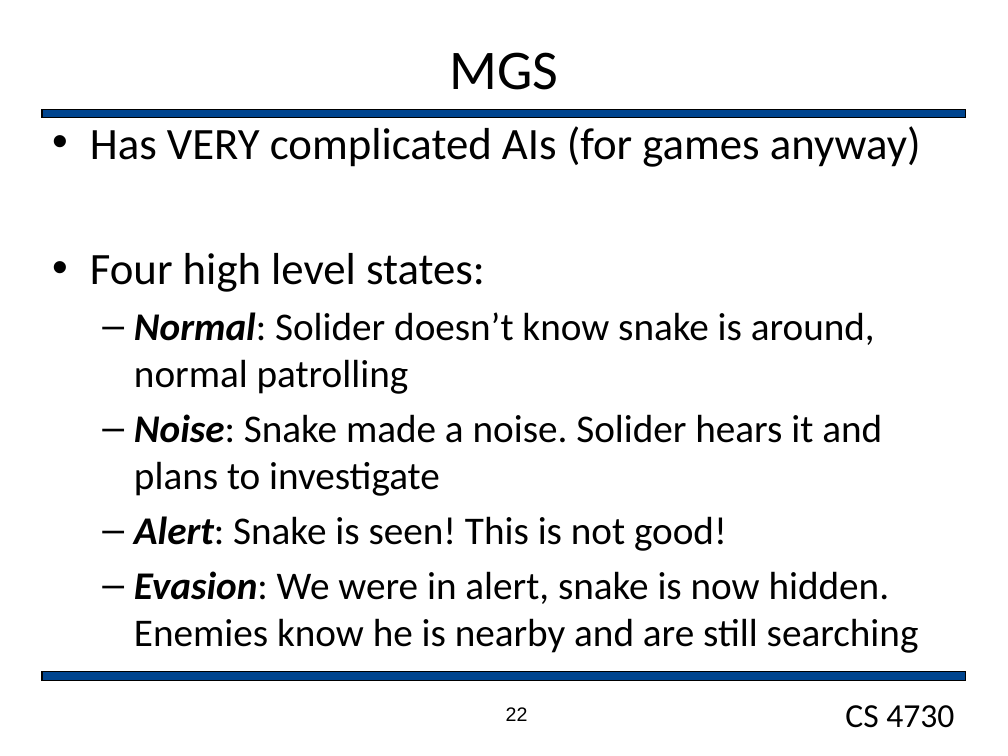
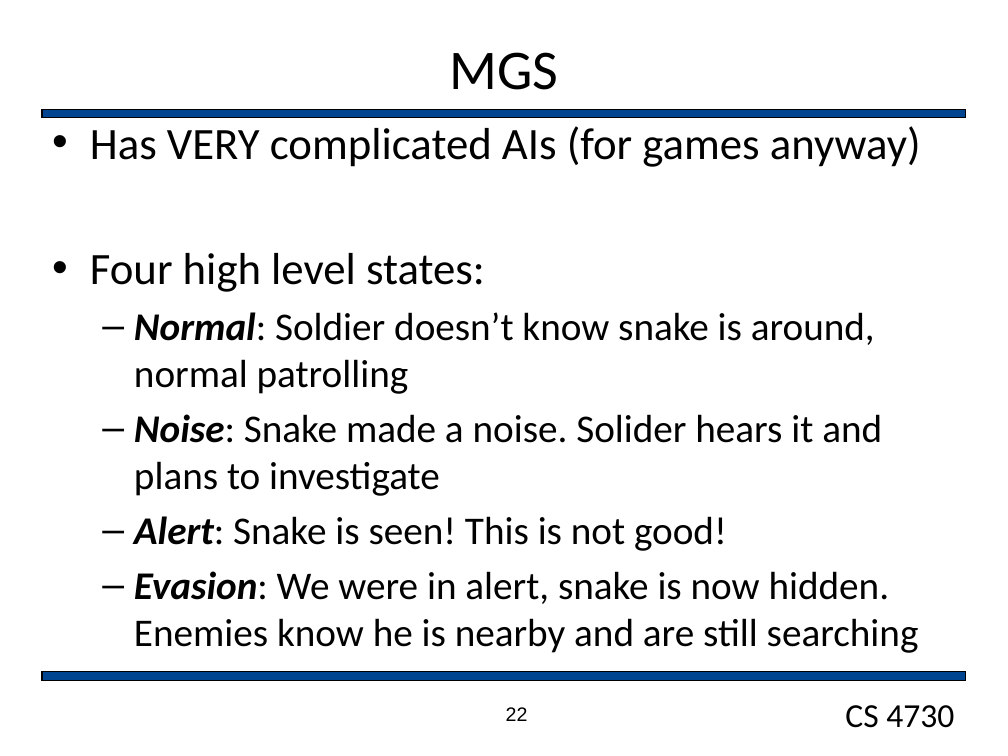
Before and after one commit to markfloryan/gamedesign, a slide deck: slide 22 of slides/EnemyDesign.pptx. Drawn at 1008x756 pixels with LibreOffice and Linux fonts; fonts in the diff are those of the drawing; background and template pictures are left out. Boxes give left, top, right and bottom in pixels: in the first picture for what was removed or moved away, otherwise in the second. Text is boxed around its words. In the diff, an @@ line names an element or a change of style, - is before the commit and + after.

```diff
--- a/slides/EnemyDesign.pptx
+++ b/slides/EnemyDesign.pptx
@@ text at [134, 312, 875, 394]: text changed @@
-  – Normal: Solider doesn’t know snake is around, normal patrolling
+  – Normal: Soldier doesn’t know snake is around, normal patrolling
```
Also in this commit, not shown: 3 other files.
